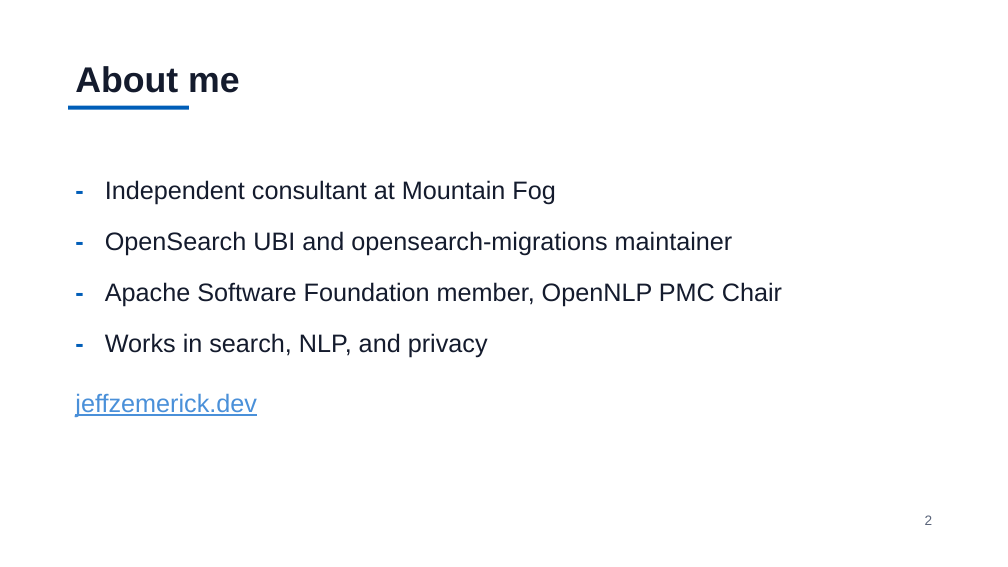
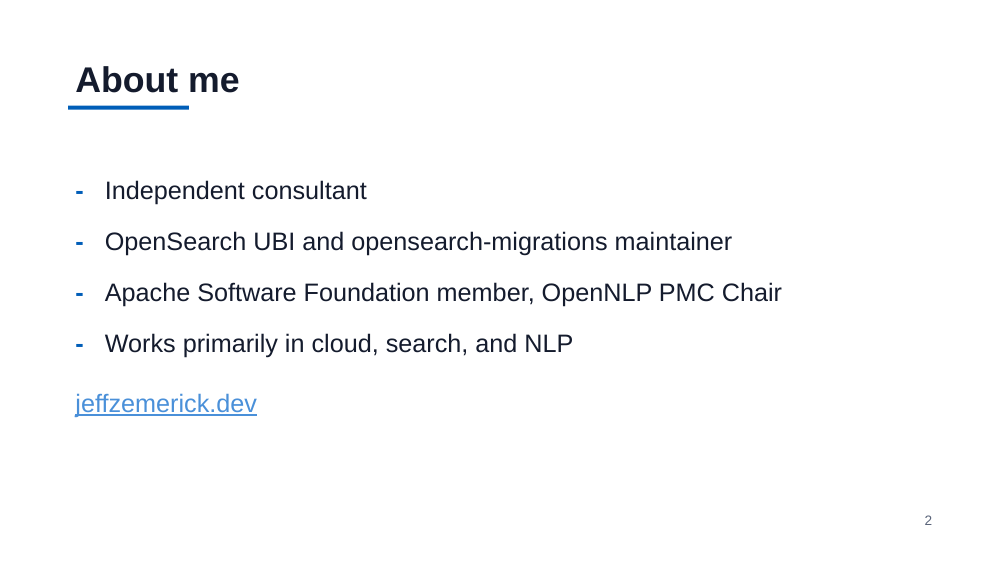
Before and after one commit to jzonthemtn/ldp-for-search, a slide deck: slide 2 of ldp_for_search_slides.pptx. Drawn at 1008x567 pixels with LibreOffice and Linux fonts; fonts in the diff are those of the drawing. Boxes give left, top, right and bottom in pixels: in the first picture for what was removed or moved away, otherwise in the second. Text is boxed around its words. In the diff, an @@ line names an element or a change of style, - is before the commit and + after.

```diff
--- a/ldp_for_search_slides.pptx
+++ b/ldp_for_search_slides.pptx
@@ text at (x1=105, y1=180, x2=367, y2=204): text changed @@
-- Independent consultant at Mountain Fog
+- Independent consultant
@@ text at (x1=105, y1=333, x2=573, y2=358): text changed @@
-- Works in search, NLP, and privacy
+- Works primarily in cloud, search, and NLP
```
Also in this commit, not shown: 3 other slides changed, 2 other files.
